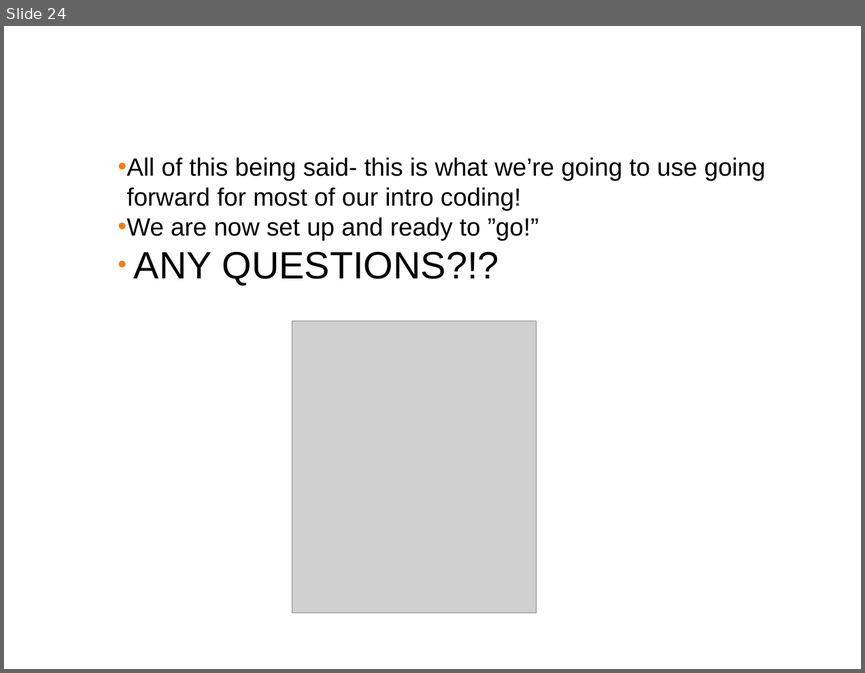
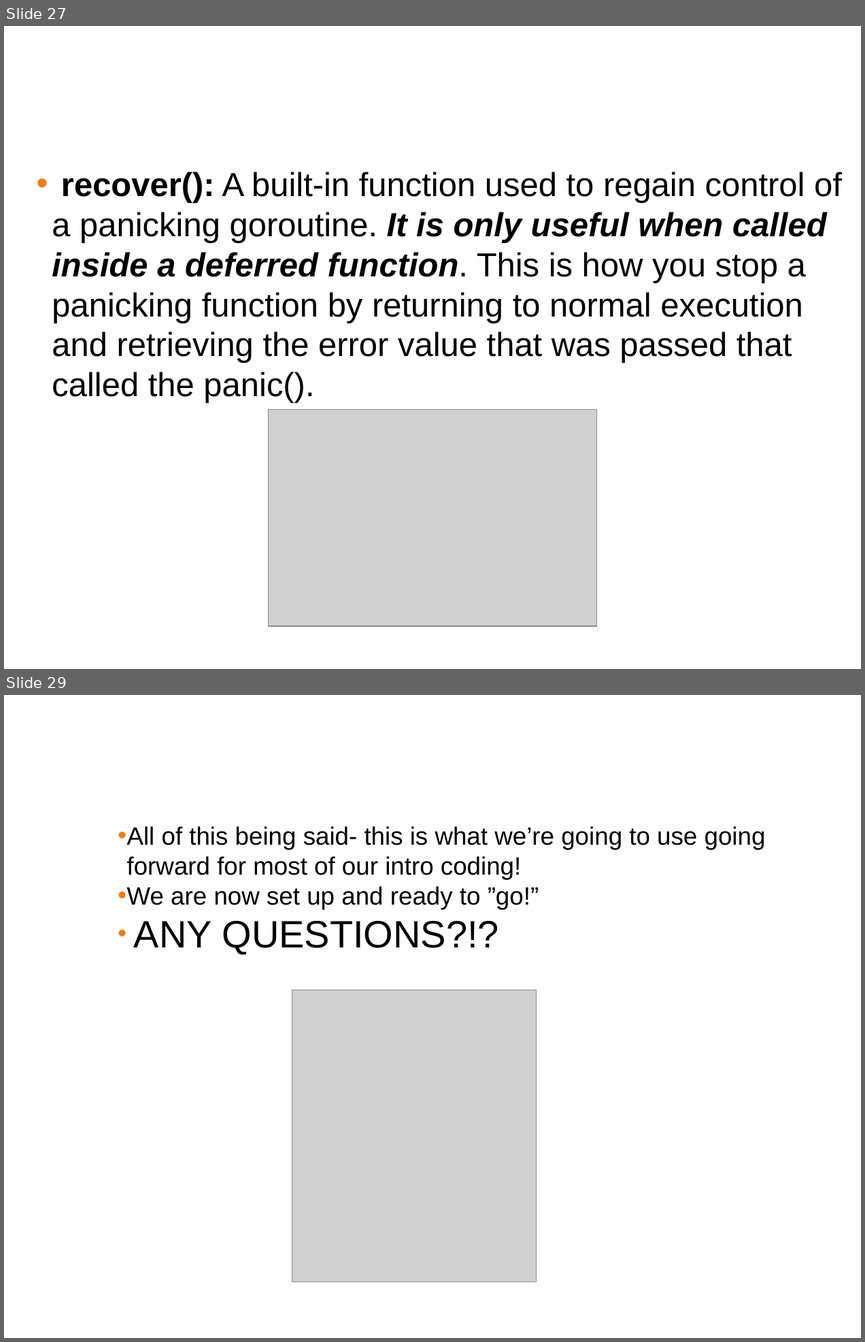
Before and after one commit to ferninphilly/golang_vmware, a slide deck: Module_Two/presentations/module_2_presentation.pptx. Shown one above the other, each under a label of ours: slide 24 before the commit, slides 27 and 29 after it; the slides between them are not shown. The pictures are 865x673 and 865x1342 pixels, drawn with LibreOffice and Linux fonts; fonts in the diff are those of the drawing; grey boxes stand for pictures; background and template pictures are left out. Boxes give left, top, right and bottom in pixels: in the first picture for what was removed or moved away, otherwise in the second. Text is boxed around its words. In the diff, an @@ line names an element or a change of style, - is before the commit and + after.

```diff
--- a/Module_Two/presentations/module_2_presentation.pptx
+++ b/Module_Two/presentations/module_2_presentation.pptx
@@ slide 27 added at box(4, 26, 861, 669), background #FFFFFF @@
@@ title added at box(11, 40, 853, 103), 38 pt, text #FFFFFF @@
+Golang Functions: Recover()
@@ text added at box(52, 172, 842, 403), 28 pt, text #000000 @@
+• recover(): A built-in function used to regain control of a panicking goroutine. It is only useful when called inside a deferred function. This is how you stop a panicking function by returning to normal execution and retrieving the error value that was passed that called the panic().
@@ picture added at box(268, 409, 596, 626) @@
@@ what was slide 24 is now slide 29 @@
```
Also in this commit, not shown: 1 slide changed, 4 other slides added, 1 other file.
